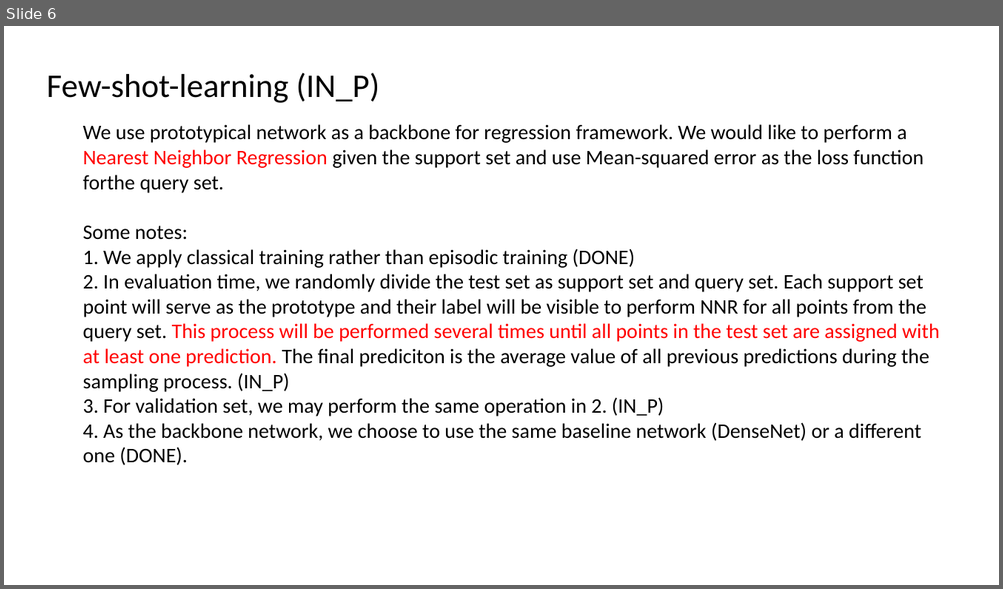
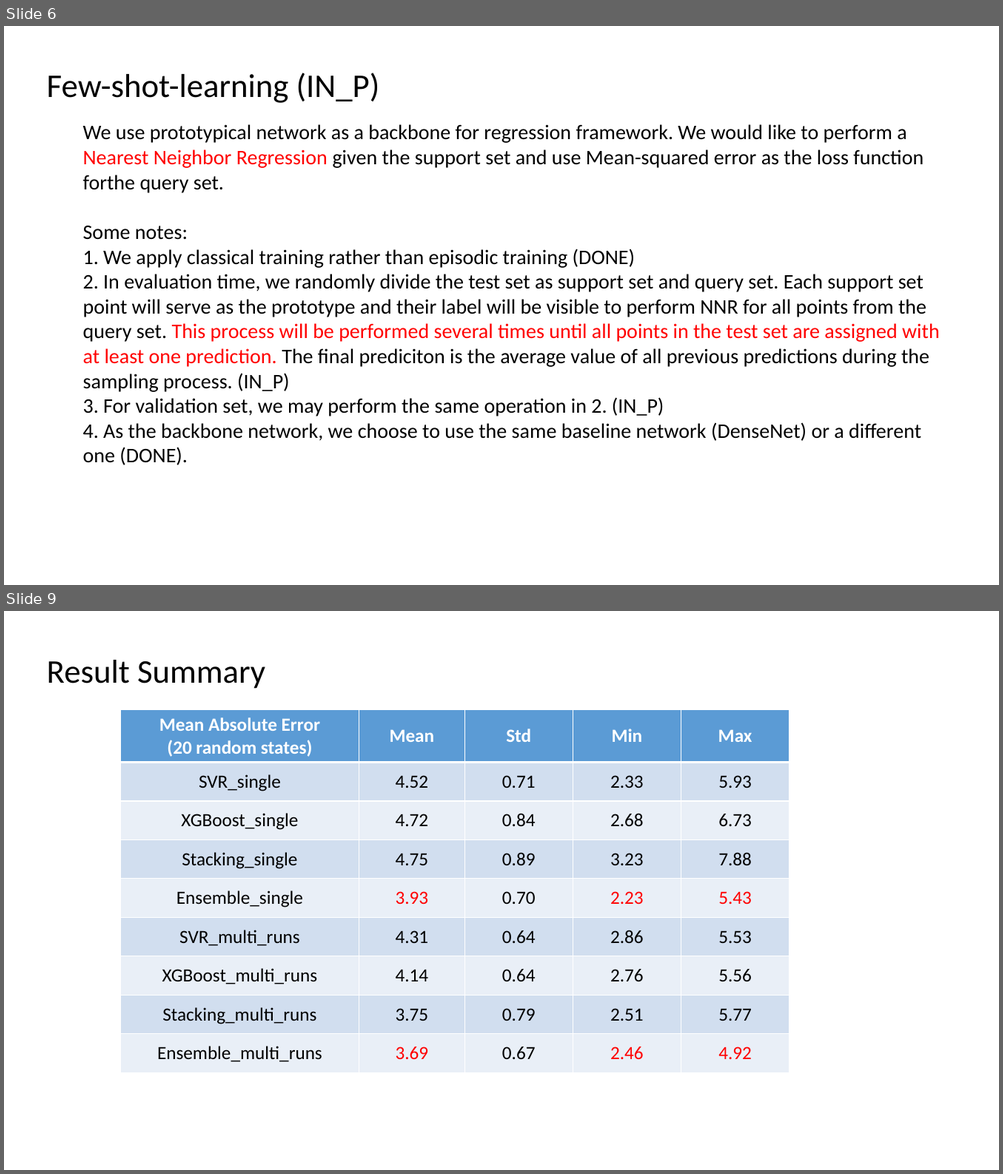
Before and after one commit to hanzhiwangchn/Microstructure_Age_Prediction, a slide deck: summary.pptx. Shown one above the other, each under a label of ours: slide 6 before the commit, slides 6 and 9 after it; the slides between them are not shown. The pictures are 1003x589 and 1003x1174 pixels, drawn with LibreOffice and Linux fonts; fonts in the diff are those of the drawing; background and template pictures are left out. Boxes give left, top, right and bottom in pixels: in the first picture for what was removed or moved away, otherwise in the second. Text is boxed around its words. In the diff, an @@ line names an element or a change of style, - is before the commit and + after.

```diff
--- a/summary.pptx
+++ b/summary.pptx
@@ slide 9 added at <box>4,611,999,1170</box>, background picture (left out) @@
@@ text added at <box>47,660,265,689</box>, 32 pt, text #000000 @@
+Result Summary
@@ table added at <box>120,710,789,1065</box>, 9 rows, 5 columns @@
+Mean Absolute Error / (20 random states) | Mean | Std | Min | Max
+SVR_single | 4.52 | 0.71 | 2.33 | 5.93
+XGBoost_single | 4.72 | 0.84 | 2.68 | 6.73
+Stacking_single | 4.75 | 0.89 | 3.23 | 7.88
+Ensemble_single | 3.93 | 0.70 | 2.23 | 5.43
+SVR_multi_runs | 4.31 | 0.64 | 2.86 | 5.53
+XGBoost_multi_runs | 4.14 | 0.64 | 2.76 | 5.56
+Stacking_multi_runs | 3.75 | 0.79 | 2.51 | 5.77
+Ensemble_multi_runs | 3.69 | 0.67 | 2.46 | 4.92
```
Also in this commit, not shown: 4 other slides added, 3 slides removed, 9 other files.
